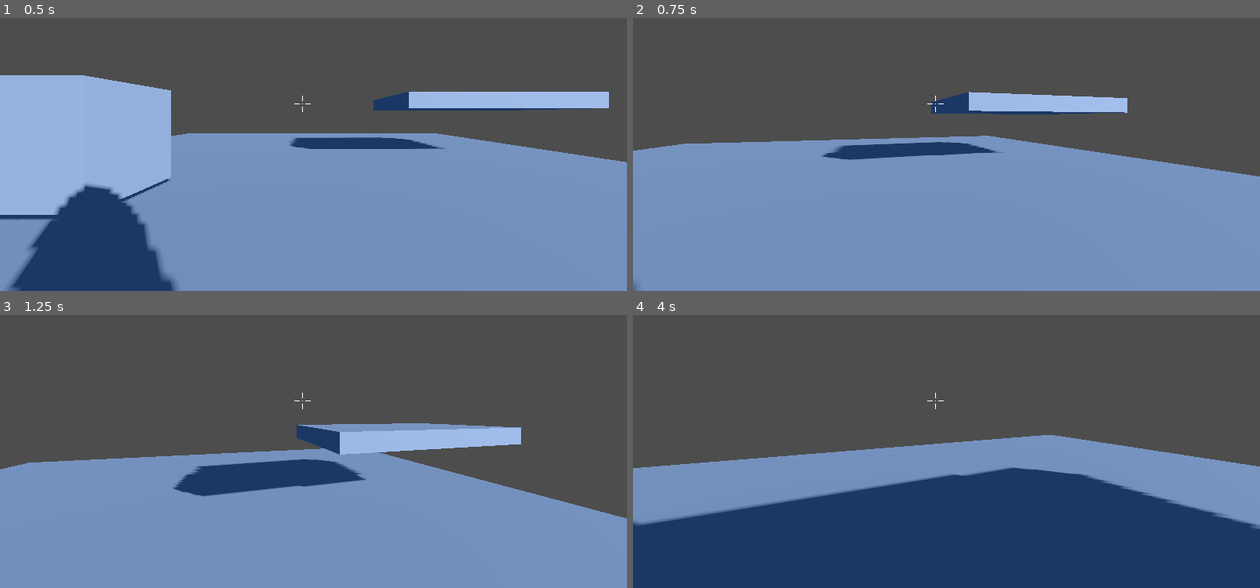
Above: before the commit, frames 1-4 (two rows, left to right).
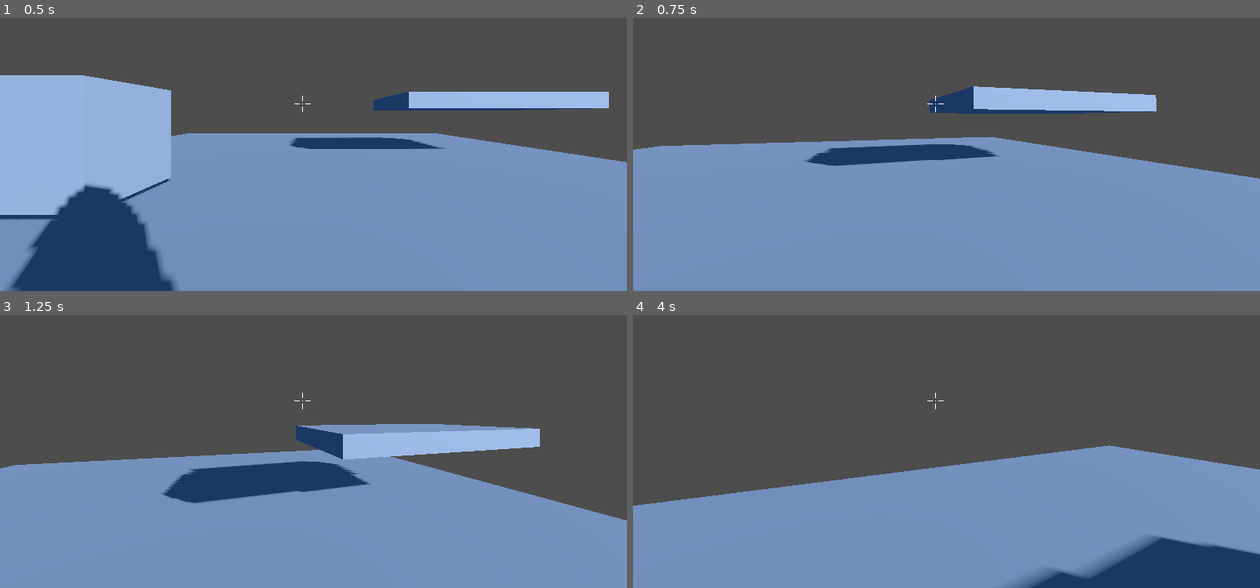
Above: after the commit, the same moments.

Repository: chpassos/fps_test
Game: Godot game, scene res://scenes/levels/world_test.tscn
Same seed, same stepped clock (60 frames per second), same inputs: the game is played once before the commit and once after it. The project has no main scene, so this scene is started directly.
Inputs (mouse positions are in pixels of both pictures, inside the frame that each line leads up to):
- Up to frame 1 (0.5 s): no input
- Up to frame 2 (0.75 s): tap Enter at 0.5 s; move the mouse to (977, 113) at 0.52 s; hold W (move_forward) from 0.53 s (still down); hold Shift (run) from 0.53 s (still down)
- Up to frame 3 (1.25 s): keep holding W (move_forward); keep holding Shift (run); tap Space (jump) at 0.77 s
- Up to frame 4 (4 s): keep holding W (move_forward); move the mouse to (915, 413) at 1.27 s; release Shift (run) at 1.28 s; tap Ctrl (crouch) at 1.35 s; tap Space (jump) at 1.52, 3.02, 3.77 s; tap Shift (run) at 1.55, 2.85, 3.8 s; move the mouse to (959, 405) at 2.02 s; hold Shift (run) 2.03-2.78 s; move the mouse to (940, 418) at 2.77 s; move the mouse to (990, 416) at 3.52 s; hold Ctrl (crouch) from 3.53 s (still down)

Frame 1 is identical in both runs. In frame 2, 2.5% of the frame differs, in the area x 0-100%, y 25-100%; in frame 3, 2.7%; in frame 4, 38%, in the area x 0-100%, y 43-100%.

Commit message:
Small fixes on player dash

Diff:
--- a/scenes/player/player.gd
+++ b/scenes/player/player.gd
@@ -66,12 +66,14 @@
 		_toggle_crouch()
 
 	if event.is_action_pressed("run"):
-		_set_movement_speed("running")
-		await get_tree().create_timer(0.1).timeout
-		_set_movement_speed("default")
-	#elif event.is_action_released("run"):
-		#_set_movement_speed("default")
+		_dash()
 
+
+func _dash():
+	_set_movement_speed("dashing")
+	await get_tree().create_timer(0.1).timeout
+	_set_movement_speed("default")
+	await get_tree().create_timer(1).timeout
 
 func _toggle_crouch():
 	if _is_crouching == true and CROUCH_SHAPECAST.is_colliding() == false:
--- a/scenes/player/player.tscn
+++ b/scenes/player/player.tscn
@@ -96,6 +96,9 @@
 
 [node name="Player" type="CharacterBody3D" node_paths=PackedStringArray("CAMERA_CONTROLLER", "ANIMATION_PLAYER", "CROUCH_SHAPECAST")]
 script = ExtResource("1_b82jt")
+SPEED_DEFAULT = 1.0
+SPEED_RUN = 5.0
+SPEED_DASH = 20.0
 CAMERA_CONTROLLER = NodePath("CameraController")
 MOUSE_SENSITIVITY = 0.3
 ANIMATION_PLAYER = NodePath("AnimationPlayer")
